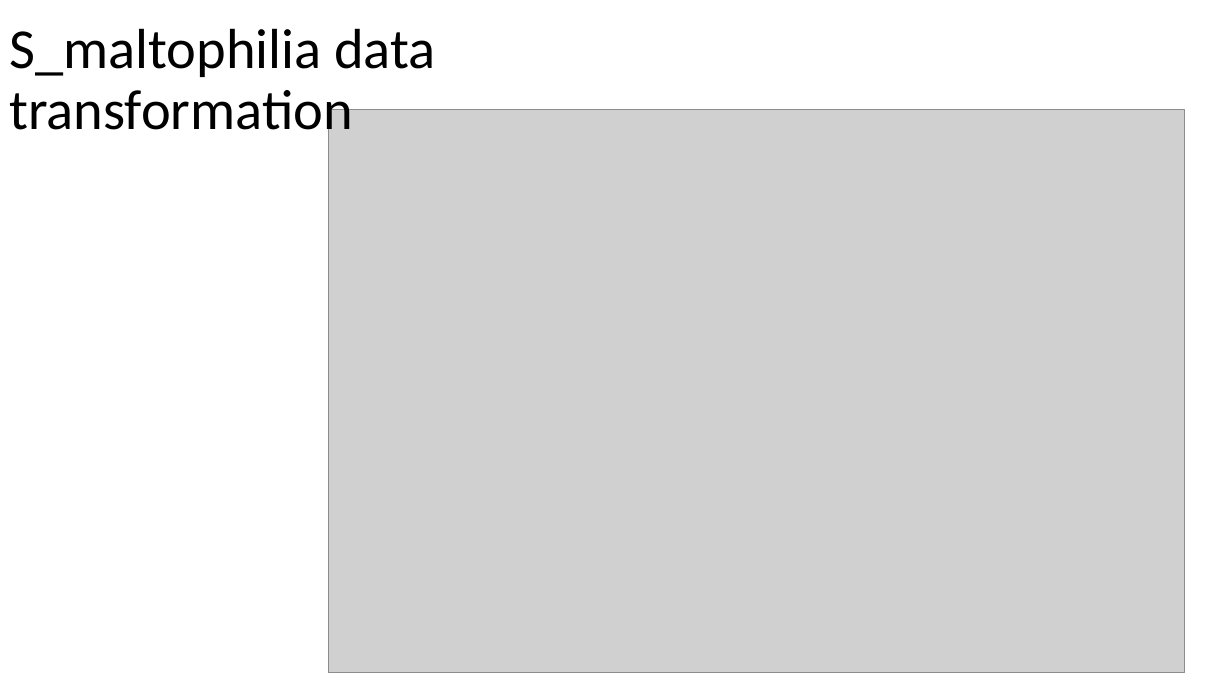
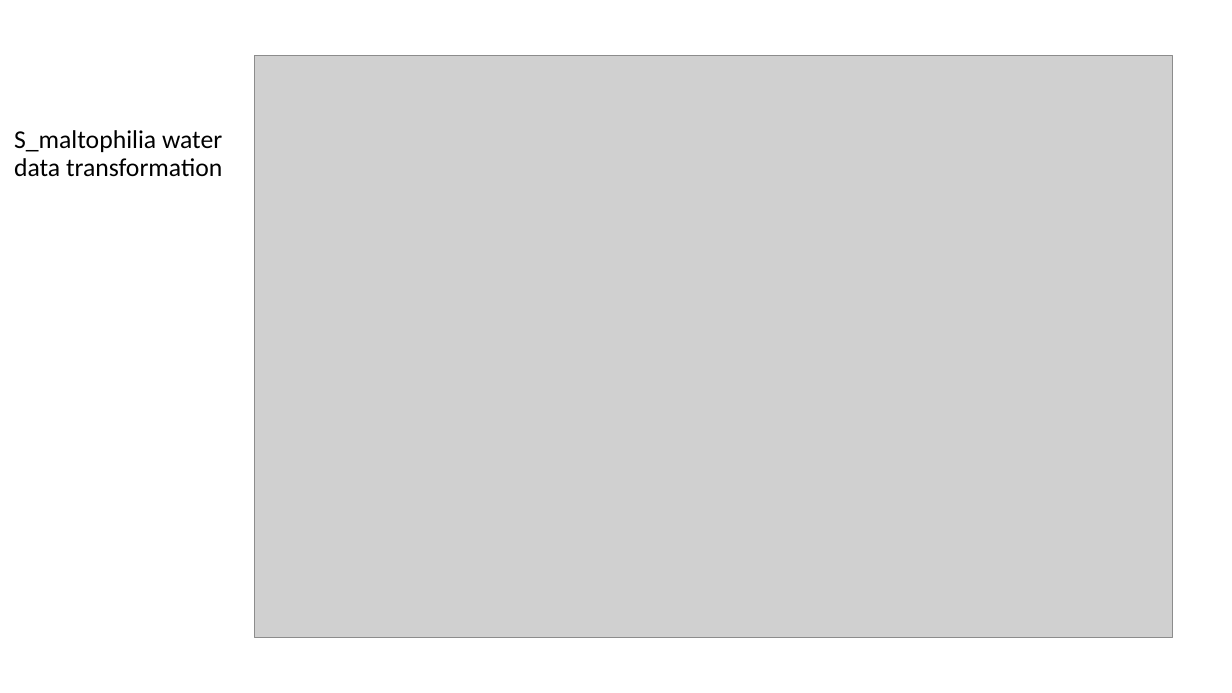
Before and after one commit to microbial-genomics/eytcheson_microplastics, a slide deck: slide 17 of pptx/glm_microplastics_water_v3.pptx (slide 16 before the commit). Drawn at 1232x693 pixels with LibreOffice and Linux fonts; fonts in the diff are those of the drawing; grey boxes stand for pictures. Boxes give left, top, right and bottom in pixels: in the first picture for what was removed or moved away, otherwise in the second. Text is boxed around its words. In the diff, an @@ line names an element or a change of style, - is before the commit and + after.

```diff
--- a/pptx/glm_microplastics_water_v3.pptx
+++ b/pptx/glm_microplastics_water_v3.pptx
@@ picture: place and size @@
-picture at [328, 110, 1185, 673]
+picture at [255, 55, 1173, 638]
@@ title at [14, 130, 222, 177]: text changed; size 44 to 20 pt @@
-S_maltophilia data transformation
+S_maltophilia water data transformation
```
Also in this commit, not shown: 13 other slides changed, 5 slides added, 4 slides removed, 8 other files.
